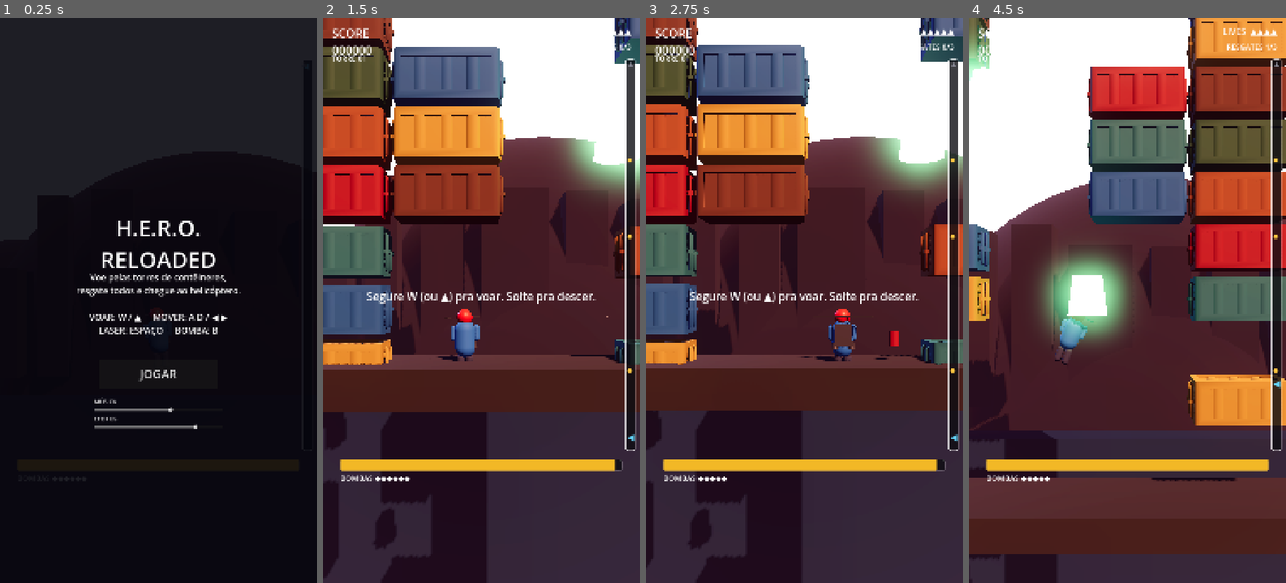
Above: before the commit, frames 1-4 (left to right).
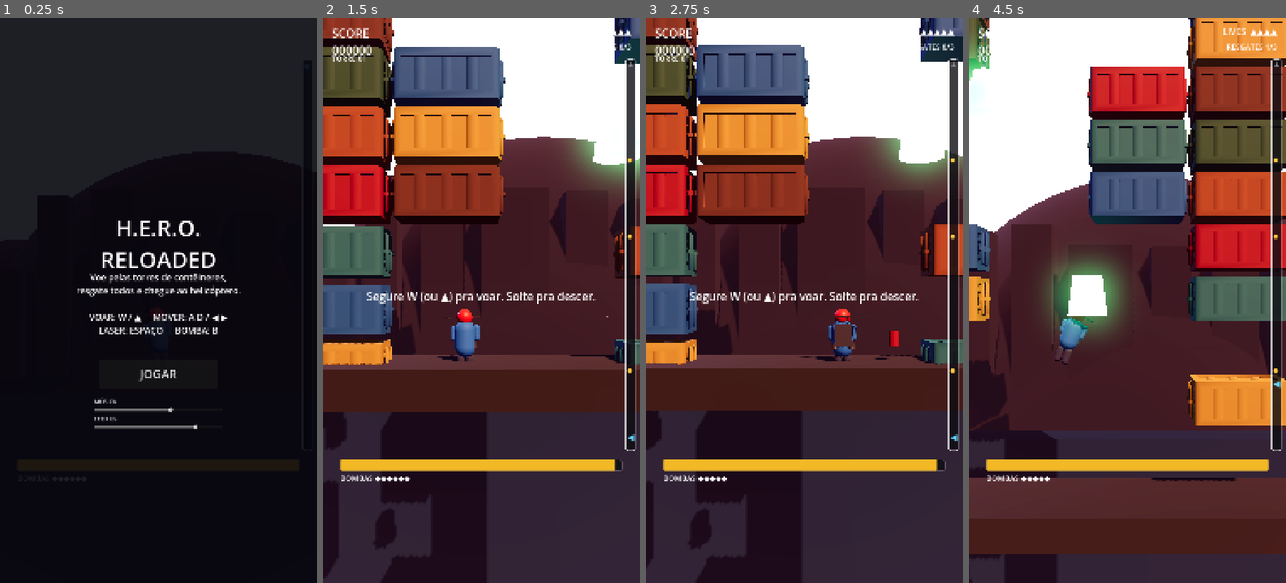
Above: after the commit, the same moments.

Repository: FabriciooPoke/hero-godot
Game: Godot game, scene res://scenes/Main.tscn
Same seed, same stepped clock (60 frames per second), same inputs: the game is played once before the commit and once after it.
Inputs (mouse positions are in pixels of both pictures, inside the frame that each line leads up to):
- Up to frame 1 (0.25 s): no input
- Up to frame 2 (1.5 s): click "JOGAR" at 0.5 s; tap Enter at 1.25 s; move the mouse to (551, 272) at 1.27 s; hold D (mover_direita) from 1.28 s (still down); tap Space (atirar) at 1.35 s; click (551, 272) at 1.42 s
- Up to frame 3 (2.75 s): move the mouse to (741, 328) at 2.02 s; release D (mover_direita) at 2.03 s; hold A (mover_esquerda) from 2.03 s (still down); tap B (bomba) at 2.1 s
- Up to frame 4 (4.5 s): move the mouse to (1159, 176) at 2.77 s; release A (mover_esquerda) at 2.78 s; hold W (propulsar) 2.78-3.53 s; hold D (mover_direita) 2.78-4.28 s; move the mouse to (1111, 413) at 3.52 s; tap Space (atirar) at 3.6 s; click (1111, 413) at 3.67 s; move the mouse to (1222, 385) at 4.27 s; hold A (mover_esquerda) from 4.28 s (still down); tap B (bomba) at 4.35 s

The runs differ from the first frame. In frame 2, 1.6% of the frame differs, in the area x 55-100%, y 0-40%; in frame 3, 2.0%; in frame 4, 3.3%, in the area x 0-52%, y 1-58%.

Commit message:
Corrige brilho branco que confundia estação de recarga com resgates
Com tonemap ACES, emissões e luzes fortes demais desaturam para
branco em vez de manter a cor — a estação de recarga (verde) e os
resgates (laranja) estavam ambos "estourando" pra um brilho branco
quase idêntico, dificultando distingui-los à distância. Reduzido o
emission_energy_multiplier e o light_energy de ambos (e suavizado o
glow global) pra manter as cores saturadas e legíveis.

Co-Authored-By: Claude Sonnet 5 <noreply@anthropic.com>

Diff:
--- a/resources/default_env.tres
+++ b/resources/default_env.tres
@@ -17,8 +17,8 @@
 ssao_enabled = true
 ssao_intensity = 1.5
 glow_enabled = true
-glow_intensity = 0.6
-glow_bloom = 0.15
+glow_intensity = 0.45
+glow_bloom = 0.08
 fog_enabled = true
 fog_light_color = Color(0.35, 0.22, 0.3, 1)
 fog_density = 0.004
--- a/scenes/EstacaoRecarga.tscn
+++ b/scenes/EstacaoRecarga.tscn
@@ -13,8 +13,8 @@
 [sub_resource type="StandardMaterial3D" id="mat"]
 albedo_color = Color(0.2, 0.85, 0.5, 1)
 emission_enabled = true
-emission = Color(0.3, 1, 0.6, 1)
-emission_energy_multiplier = 3.0
+emission = Color(0.1, 0.75, 0.35, 1)
+emission_energy_multiplier = 1.0
 metallic = 0.5
 roughness = 0.3
 
@@ -45,9 +45,9 @@
 material_override = SubResource("mat")
 
 [node name="Luz" type="OmniLight3D" parent="."]
-light_color = Color(0.3, 1, 0.6, 1)
-light_energy = 2.0
-omni_range = 10.0
+light_color = Color(0.2, 1, 0.55, 1)
+light_energy = 0.5
+omni_range = 8.0
 
 [node name="Particulas" type="GPUParticles3D" parent="."]
 transform = Transform3D(1, 0, 0, 0, 1, 0, 0, 0, 1, 0, -1.0, 0)
--- a/scenes/Resgate.tscn
+++ b/scenes/Resgate.tscn
@@ -12,8 +12,8 @@
 [sub_resource type="StandardMaterial3D" id="mat"]
 albedo_color = Color(1, 0.78, 0.25, 1)
 emission_enabled = true
-emission = Color(1, 0.7, 0.2, 1)
-emission_energy_multiplier = 2.5
+emission = Color(0.9, 0.55, 0.05, 1)
+emission_energy_multiplier = 1.0
 
 [node name="Resgate" type="Area3D" groups=["resgate"]]
 collision_layer = 8
@@ -28,6 +28,6 @@
 material_override = SubResource("mat")
 
 [node name="Luz" type="OmniLight3D" parent="."]
-light_color = Color(1, 0.8, 0.4, 1)
-light_energy = 2.0
-omni_range = 8.0
+light_color = Color(1, 0.75, 0.3, 1)
+light_energy = 0.5
+omni_range = 6.0
Not shown, changed: build/web/index.html
Not shown, changed: build/web/index.pck
